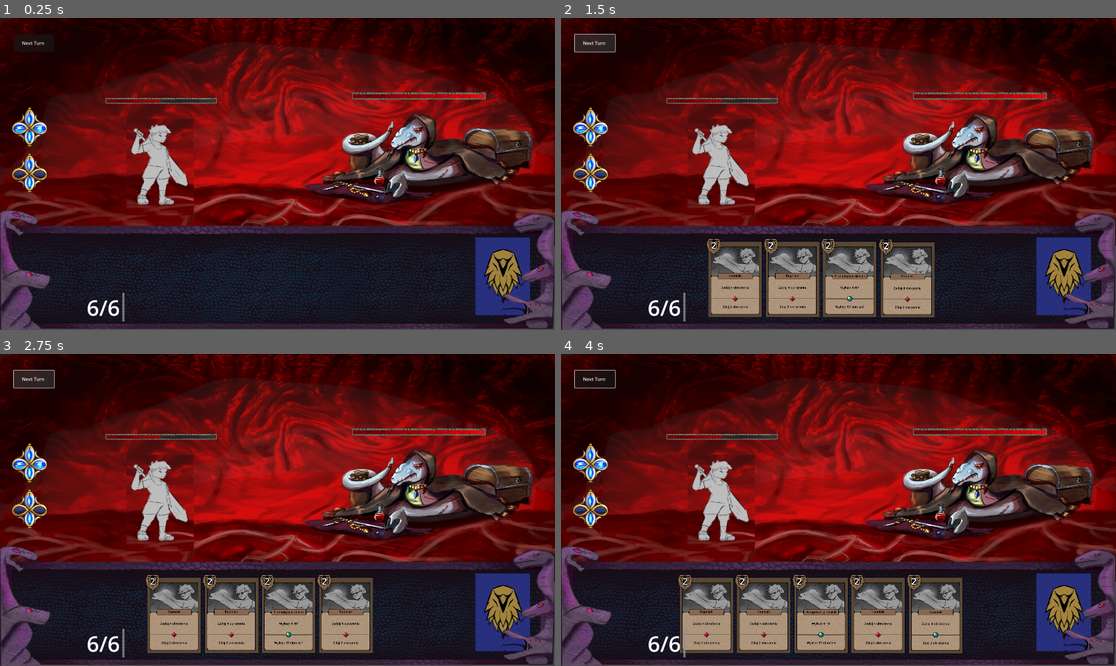
Above: before the commit, frames 1-4 (two rows, left to right).
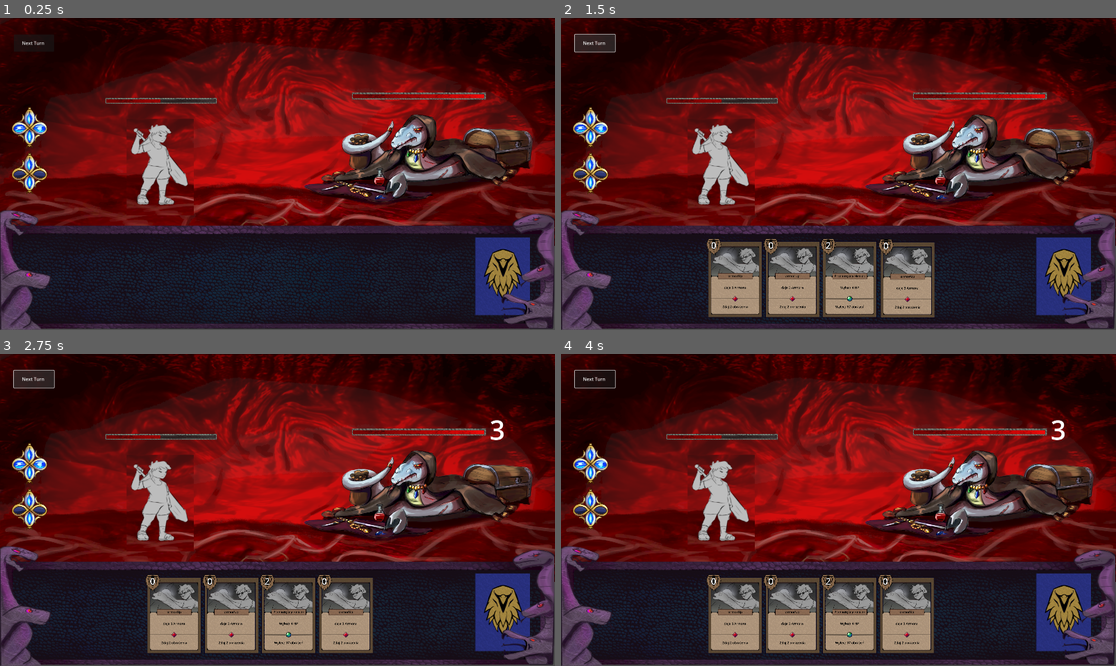
Above: after the commit, the same moments.

Repository: Szyrrogi/Sedoro
Game: Godot game, scene res://Scenes/main.tscn
Same seed, same stepped clock (60 frames per second), same inputs: the game is played once before the commit and once after it. The engine's default icon, where the game draws it, is replaced by a stand-in: a white triangle on a blue panel in a dark square. Sound files missing from this copy of the repository are replaced by a short silence.
Inputs (mouse positions are in pixels of both pictures, inside the frame that each line leads up to):
- Up to frame 1 (0.25 s): no input
- Up to frame 2 (1.5 s): click "Next Turn" at 0.5 s; click "Next Turn" at 1.25 s
- Up to frame 3 (2.75 s): click "Next Turn" at 2 s
- Up to frame 4 (4 s): tap Enter (ui_accept) at 2.75, 3.02, 3.5 s; move the mouse to (960, 494) at 2.77 s; click (960, 494) at 2.92 s; drag from (727, 525) to (1066, 612) at 3.52 s

The runs differ from the first frame. In frame 1, 0.2% of the frame differs, in the area x 15-23%, y 87-98%; in frame 2, 0.4%; in frame 3, 0.4%; in frame 4, 8.2%, in the area x 15-91%, y 21-98%.

Commit message:
battle system

Diff:
--- a/Scenes/Character.tscn
+++ b/Scenes/Character.tscn
@@ -1,6 +1,6 @@
 [gd_scene load_steps=8 format=3 uid="uid://blplkuxn65mic"]
 
-[ext_resource type="Script" uid="uid://021as5ev2a7a" path="res://Scenes/enemy.gd" id="1_xloa1"]
+[ext_resource type="Script" uid="uid://buqojbcrs78pv" path="res://Scripts/Player.gd" id="1_xloa1"]
 [ext_resource type="Texture2D" uid="uid://b8qxw8sdlkhwv" path="res://Art/Enemy/ludzik.png" id="2_xloa1"]
 [ext_resource type="Texture2D" uid="uid://dy20rr06h88yu" path="res://Art/Misc/HP3.png" id="3_peemv"]
 [ext_resource type="Texture2D" uid="uid://cnkvfweuow6o5" path="res://Art/Misc/HP2.png" id="4_omicx"]
@@ -10,9 +10,10 @@
 [sub_resource type="RectangleShape2D" id="RectangleShape2D_wovta"]
 size = Vector2(154, 223)
 
-[node name="Enemy" type="Node2D" node_paths=PackedStringArray("health_bar")]
+[node name="Player" type="Node2D" node_paths=PackedStringArray("health_bar", "armor_label")]
 script = ExtResource("1_xloa1")
 health_bar = NodePath("Area2D/TextureProgressBar")
+armor_label = NodePath("RichTextLabel")
 
 [node name="Sprite2D" type="Sprite2D" parent="."]
 position = Vector2(-17.500004, -56.000004)
@@ -40,3 +41,11 @@
 
 [node name="HitSound" type="AudioStreamPlayer2D" parent="."]
 stream = ExtResource("6_p3cti")
+
+[node name="RichTextLabel" type="RichTextLabel" parent="."]
+offset_left = 398.0
+offset_top = -622.0
+offset_right = 628.0
+offset_bottom = -401.0
+bbcode_enabled = true
+text = "[font_size=155][color=white]3"
--- a/Scenes/Enemy.tscn
+++ b/Scenes/Enemy.tscn
@@ -10,9 +10,10 @@
 [sub_resource type="RectangleShape2D" id="RectangleShape2D_wovta"]
 size = Vector2(1356, 606)
 
-[node name="Enemy" type="Node2D" node_paths=PackedStringArray("health_bar")]
+[node name="Enemy" type="Node2D" node_paths=PackedStringArray("health_bar", "armor_label")]
 script = ExtResource("1_wovta")
 health_bar = NodePath("Area2D/TextureProgressBar")
+armor_label = NodePath("RichTextLabel")
 
 [node name="Sprite2D" type="Sprite2D" parent="."]
 position = Vector2(-18.000015, -57.000004)
@@ -39,3 +40,11 @@
 
 [node name="HitSound" type="AudioStreamPlayer2D" parent="."]
 stream = ExtResource("3_xeo28")
+
+[node name="RichTextLabel" type="RichTextLabel" parent="."]
+offset_left = 393.0
+offset_top = -535.0
+offset_right = 623.0
+offset_bottom = -314.0
+bbcode_enabled = true
+text = "[font_size=155][color=white]3"
--- a/Scenes/GameManager.gd
+++ b/Scenes/GameManager.gd
@@ -6,6 +6,8 @@
 @export var discard: Node2D
 @export var end_turn_button: Button
 @export var mana_manager: Node2D
+@export var player: Node2D
+@export var enemies: Array[Node]
 
 # Prosta maszyna stanów
 enum State { PLAYER_START, PLAYER_ACTION, ENEMY_TURN }
@@ -36,6 +38,7 @@
 	current_state = State.PLAYER_START
 	print("\n--- POCZĄTEK TURY GRACZA ---")
 	mana = MANA_MAX
+	player.start_tunr()
 	# --- LOGIKA DOBIERANIA ---
 	var current_hand_size = hand.get_child_count()
 
@@ -88,8 +91,10 @@
 func start_enemy_turn():
 	current_state = State.ENEMY_TURN
 	print("Tura przeciwnika...")
-
-	await get_tree().create_timer(1.5).timeout
+	for enemy in enemies:
+		enemy.action()
+		await get_tree().create_timer(1).timeout
+	await get_tree().create_timer(1).timeout
 
 	print("Przeciwnik zakończył ruch.")
 	start_player_turn()
--- a/Scenes/character.gd
+++ /dev/null
@@ -1,35 +0,0 @@
-extends Node2D
-
-@export var max_health: int = 30
-var current_health: int
-
-@export var health_bar = TextureProgressBar
-@onready var hit_sound: AudioStreamPlayer2D = $HitSound
-
-
-func _ready():
-	current_health = max_health/2
-	if health_bar:
-		health_bar.max_value = max_health
-		health_bar.value = current_health
-
-#func take(card: Node2D):
-#	print(card.effect)
-#	if card.effect[0] == 0:
-#		take_damage(card.effect[1])
-
-func take_damage(amount: int = 10):
-	current_health -= amount
-
-	# ODTWARZANIE DŹWIĘKU TRAFIENIA
-	if hit_sound:
-		hit_sound.play()
-
-	if health_bar:
-		health_bar.value = current_health
-
-	if current_health <= 0:
-		die()
-
-func die():
-	print("aha umarlem se xd")
--- a/Scenes/enemy.gd
+++ b/Scenes/enemy.gd
@@ -1,47 +1,43 @@
-extends Node2D
+extends Character
 
-@export var max_health: int = 30
-var current_health: int
+@export var player: Node2D
+const CardDatabase = preload("res://Scripts/CardDatabase.gd")
+var deck_data = [1, 2]
 
-@export var health_bar = TextureProgressBar
-@onready var hit_sound: AudioStreamPlayer2D = $HitSound
+func action():
+	if deck_data.is_empty():
+		print("Przeciwnik nie ma już kart w talii!")
+		return
 
+	deck_data.shuffle()
+	var card_id = deck_data.pop_front()
 
-func _ready():
-	current_health = max_health
-	if health_bar:
-		health_bar.max_value = max_health
-		health_bar.value = current_health
+	var card_data = CardDatabase.CARDS[card_id] # Pamiętaj o dobrej ścieżce/nazwie Singletona Bazy
+	var card_name = card_data[0]
+	var put_type = card_data[5]
+	var effect_data = card_data[6]
 
-func take(card: Node2D):
-	print(card.effect)
-	if card.effect[0] == 0:
-		take_damage(card.effect[1])
+	print("Przeciwnik zagrywa kartę: ", card_name)
 
-func take_damage(amount: int = 10):
-	current_health -= amount
+	var virtual_card = {
+		"effect": effect_data
+	}
 
-	# ODTWARZANIE DŹWIĘKU TRAFIENIA
-	if hit_sound:
-		hit_sound.play()
+	if put_type == 0:
+		print("Przeciwnik atakuje Gracza!")
+		player.take(virtual_card)
 
-	if health_bar:
-		health_bar.value = current_health
-
-	if current_health <= 0:
-		die()
+	elif put_type == 1:
+		print("Przeciwnik używa karty na sobie!")
+		self.take(virtual_card)
 
 func die():
 	print("Przeciwnik pokonany!")
-
-	# 1. Ukrywamy wroga i wyłączamy jego kolizję, żeby nie blokował kolejnych strzałek
 	visible = false
 	$Area2D.set_deferred("monitorable", false)
 	$Area2D.set_deferred("monitoring", false)
 
-	# 2. Czekamy aż dźwięk skończy grać (jeśli w ogóle gra)
 	if hit_sound and hit_sound.playing:
 		await hit_sound.finished
 
-	# 3. Dopiero teraz usuwamy wroga na dobre
 	queue_free()
--- a/Scenes/main.tscn
+++ b/Scenes/main.tscn
@@ -16,7 +16,6 @@
 [ext_resource type="Script" uid="uid://cr4jpy03ksr4o" path="res://Scripts/ManaManager.gd" id="14_wsu2k"]
 [ext_resource type="Texture2D" uid="uid://ddidnxwdxqqij" path="res://Art/Icon/Mana/Mana2.png" id="15_k12tt"]
 [ext_resource type="PackedScene" uid="uid://blplkuxn65mic" path="res://Scenes/Character.tscn" id="16_k12tt"]
-[ext_resource type="Script" uid="uid://dhreaeaovlfgu" path="res://Scenes/character.gd" id="17_h1bgf"]
 
 [sub_resource type="RectangleShape2D" id="RectangleShape2D_hptm8"]
 size = Vector2(191, 269)
@@ -81,8 +80,9 @@
 scale = Vector2(0.6, 0.6)
 script = ExtResource("5_d1ilt")
 
-[node name="CardManager" type="Node2D" parent="."]
+[node name="CardManager" type="Node2D" parent="." node_paths=PackedStringArray("player")]
 script = ExtResource("6_6iyac")
+player = NodePath("../Character")
 
 [node name="ArrowSprite" type="Sprite2D" parent="CardManager"]
 visible = false
@@ -96,13 +96,15 @@
 scale = Vector2(0.6, 0.6)
 script = ExtResource("8_344ge")
 
-[node name="GameManager" type="Node2D" parent="." node_paths=PackedStringArray("deck", "hand", "discard", "end_turn_button", "mana_manager")]
+[node name="GameManager" type="Node2D" parent="." node_paths=PackedStringArray("deck", "hand", "discard", "end_turn_button", "mana_manager", "player", "enemies")]
 script = ExtResource("9_hptm8")
 deck = NodePath("../Background/Deck")
 hand = NodePath("../Hand")
 discard = NodePath("../Background/Discard")
 end_turn_button = NodePath("../CanvasLayer/EndTurnButton")
 mana_manager = NodePath("../ManaManager")
+player = NodePath("../Character")
+enemies = [NodePath("../Enemy")]
 
 [node name="CanvasLayer" type="CanvasLayer" parent="."]
 
@@ -113,17 +115,10 @@
 offset_bottom = 117.0
 text = "Next Turn "
 
-[node name="ManaText" type="RichTextLabel" parent="CanvasLayer"]
-offset_left = 300.0
-offset_top = 950.0
-offset_right = 431.0
-offset_bottom = 1052.0
-bbcode_enabled = true
-text = "[font_size=75]6/6"
-
-[node name="Enemy" parent="." instance=ExtResource("12_6iyac")]
+[node name="Enemy" parent="." node_paths=PackedStringArray("player") instance=ExtResource("12_6iyac")]
 position = Vector2(1458, 518)
 scale = Vector2(0.6, 0.6)
+player = NodePath("../Character")
 
 [node name="ManaManager" type="Node2D" parent="." node_paths=PackedStringArray("mana_sprite", "mana2_sprite")]
 script = ExtResource("14_wsu2k")
@@ -143,4 +138,3 @@
 [node name="Character" parent="." instance=ExtResource("16_k12tt")]
 position = Vector2(563, 544)
 scale = Vector2(0.5, 0.5)
-script = ExtResource("17_h1bgf")
--- a/Scripts/CardDatabase.gd
+++ b/Scripts/CardDatabase.gd
@@ -7,9 +7,9 @@
 
 const CARDS = {
 	0 : ["Kopniak", 2, "0", "Zadaj 4 obrażenia", [1,"Zdaj 2 obrażenia", [0,2]], 0, [0, 4]],
-	1 : ["Punch", 1, "1", "Zadaj 1 obrażenia", [], 0, [0,1]],
-	2 : ["Kopniak Alternatywny", 2, "0", "Zadaj 4 obrażenia", [2,"Zdaj 2 obrażenia", [0,2]], 0, [0,4]],
-	3 : ["Przepotężny Healek", 2, "0", "Wylecz 4 HP", [1,"Wylecz 67 obrażeń", [0,2]], 1, [0, 4]],
+	1 : ["Punch", 1, "1", "Zadaj 6 obrażenia", [], 0, [0,6]],
+	2 : ["armorUp", 0, "0", "daje 3 Armora", [2,"Zdaj 2 obrażenia", [0,2]], 1, [1,3]],
+	3 : ["Przepotężny Healek", 2, "0", "Wylecz 4 HP", [1,"Wylecz 67 obrażeń", [3,67]], 1, [3, 4]],
 }
 
 
@@ -18,3 +18,4 @@
 # 0 - zadawanie obrażeń (0, 4) <-- 4 obrazenia
 # 1 - Zyskanie Pancerza (1, 5) <-- Zyskuje 5 pancerze
 # 2 - Dpboeranie Kart (2 , 1) <-- Dobranie 1 Karty
+# 3 - zadawanie obrażeń (3, 4) <-- 4 leczenia
--- a/Scripts/CardManager.gd
+++ b/Scripts/CardManager.gd
@@ -24,6 +24,8 @@
 # STAN CELOWANIA
 var targeting_card: Node2D = null
 var screen_size: Vector2
+
+@export var player: Node2D
 
 func _ready():
 	await get_tree().process_frame
@@ -129,7 +131,7 @@
 
 func finish_targeting():
 	# --- ROZDZIELENIE LOGIKI ZE WZGLĘDU NA TYP KARTY ---
-	if targeting_card.put_type == 0:
+	if targeting_card.put_type != 1:
 		# 1. KARTA CELOWANA W PRZECIWNIKA (np. Atak)
 		var target_enemy = hovering_enemy_check()
 
@@ -149,8 +151,8 @@
 		# Taka karta rzuca swój efekt po prostu po kliknięciu myszką gdziekolwiek
 		print("ZAGRANO KARTĘ GLOBALNĄ / NA GRACZA: ", targeting_card.name)
 		game_manager.mana -= int(targeting_card.cost)
-
-		# ---> TUTAJ DODAJ SWOJĄ LOGIKĘ EFEKTU <---
+		player.take(targeting_card)
+		# ---> TUTAJ DODAJ SWOJĄ LOGIKĘ EFEKTU <---put_type
 		# Np.: game_manager.player.heal(targeting_card.effect)
 
 		discard.add_to_discard(targeting_card)
--- /dev/null
+++ b/Scripts/Player.gd
@@ -0,0 +1,11 @@
+extends Character
+
+func _ready():
+	super._ready()
+	current_health = max_health / 2  # gracz startuje z połową hp
+	if health_bar:
+		health_bar.value = current_health
+
+func die():
+	print("aha umarlem se xd")
+	# tu możesz np. odpalić ekran game over
--- /dev/null
+++ b/Scripts/character.gd
@@ -0,0 +1,70 @@
+extends Node2D
+class_name Character
+
+@export var max_health: int = 30
+var current_health: int
+var current_armor: int
+
+@export var health_bar: TextureProgressBar
+@onready var hit_sound: AudioStreamPlayer2D = $HitSound
+@export var armor_label: RichTextLabel
+
+func _ready():
+	current_health = max_health
+	if health_bar:
+		health_bar.max_value = max_health
+		health_bar.value = current_health
+	set_armor()
+
+func start_tunr():
+	current_armor = 0
+	set_armor()
+
+func set_armor():
+	print("wdo")
+	if current_armor == 0:
+		armor_label.text=""
+	else:
+		armor_label.text = "[font_size=155][color=white]" + str(current_armor)
+
+func add_armor(amount: int = 10):
+	print("ddd")
+	current_armor += amount
+	set_armor()
+
+func take(card):
+	print(card.effect)
+	print("nigga")
+	if card.effect[0] == 0:
+		take_damage(card.effect[1])
+
+	if card.effect[0] == 1:
+		add_armor(card.effect[1])
+
+	if card.effect[0] == 3:
+		heal(card.effect[1])
+
+func heal(amount: int):
+	current_health = min(amount+current_health,max_health)
+	health_bar.value = current_health
+
+func take_damage(amount: int = 10):
+	if(current_armor >= amount):
+		current_armor -= amount
+	else:
+		amount -= current_armor
+		current_armor = 0
+		current_health -= amount
+	set_armor()
+
+	if hit_sound:
+		hit_sound.play()
+
+	if health_bar:
+		health_bar.value = current_health
+
+	if current_health <= 0:
+		die()
+
+func die():
+	queue_free()
Not shown: 1 places in Scenes/main.tscn that only renumber resources
Not shown, added: Scripts/Player.gd.uid
Renamed: Scenes/character.gd.uid -> Scripts/character.gd.uid
